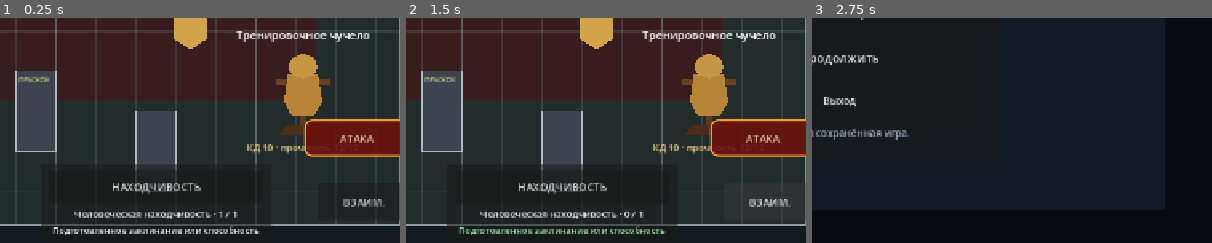
Above: before the commit, frames 1-3 (left to right).
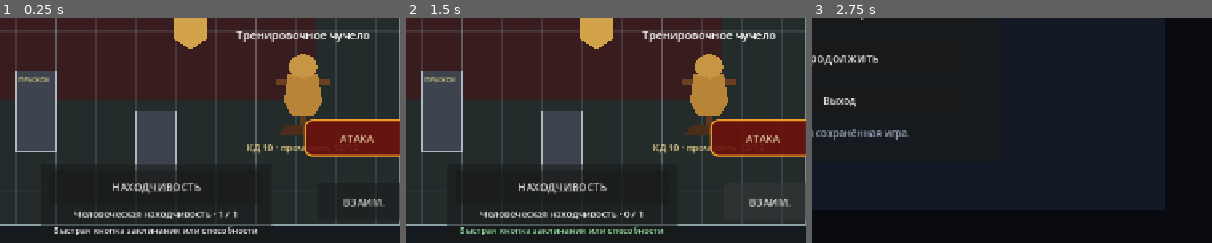
Above: after the commit, the same moments.

Repository: eretenkodaniil16-rgb/rpg-project
Game: Godot game, scene res://scenes/game/game.tscn
Two runs of this game, one before a commit and one after it. Both use one fixed random seed, a clock stepped at 60 frames per second and the inputs below. This scene is started directly instead of the project's main scene.
Inputs:
- Up to frame 1 (0.25 s): no input
- Up to frame 2 (1.5 s): click "НАХОДЧИВОСТЬ" at 0.5 s; click "ВЗАИМ." at 1.25 s
- Up to frame 3 (2.75 s): click "МЕНЮ" at 2 s
The pictures show only the part of the screen within x 46-96%, y 48-98%; the shares and areas given below are measured in that part.

The runs differ from the first frame. In frame 1, 0.9% of the frame differs, in the area x 13-65%, y 92-97%; in frame 2, 0.9%; in frame 3, nothing differs.

Commit message:
feat: keep quick action synchronized with prepared spells

Diff:
--- a/scripts/ui/prepared_action_panel.gd
+++ b/scripts/ui/prepared_action_panel.gd
@@ -4,27 +4,29 @@
 const PREPARED_ABILITY_FLAG: String = "prepared_ability_id"
 
 var _prepared_ability_id: String = ""
+var _spellcasting: SpellcastingSystem = SpellcastingSystem.new()
 
 
 func refresh() -> void:
 	if _character == null:
 		return
+	_spellcasting.ensure_character(_character, false)
 	_prepared_ability_id = _resolve_prepared_ability_id()
 	var ability: Dictionary = _class_data.get_ability_definition(_prepared_ability_id)
 	if ability.is_empty():
 		_ability_button.text = "НЕТ ПОДГОТОВЛЕННОГО ДЕЙСТВИЯ"
 		_ability_button.disabled = true
 		_resource_label.text = "Откройте: Персонаж → Заклинания и способности"
-		_message_label.text = "Подготовьте активное заклинание или способность"
+		_message_label.text = "Назначьте активное заклинание или способность"
 		return
 	_ability_button.text = str(ability.get("button", ability.get("name", "ПРИМЕНИТЬ"))).to_upper()
-	_ability_button.disabled = str(ability.get("kind", "")) != "active"
+	_ability_button.disabled = str(ability.get("kind", "")) != "active" or not _is_preparable(_prepared_ability_id)
 	_resource_label.text = "%s · %s" % [
 		str(ability.get("name", "Подготовленное действие")),
-		_class_data.get_resource_text(_character, ability)
+		_resource_text(ability)
 	]
 	_ability_button.tooltip_text = str(ability.get("description", ""))
-	_message_label.text = "Подготовленное заклинание или способность"
+	_message_label.text = "Быстрая кнопка заклинания или способности"
 
 
 func get_prepared_ability_id() -> String:
@@ -36,7 +38,7 @@
 		return
 	_prepared_ability_id = _resolve_prepared_ability_id()
 	if _prepared_ability_id.is_empty():
-		set_message("Сначала подготовьте заклинание или способность.", false)
+		set_message("Сначала назначьте заклинание или способность на быструю кнопку.", false)
 		return
 	ability_requested.emit(_prepared_ability_id)
 
@@ -72,7 +74,21 @@
 	if ability_id.is_empty():
 		return false
 	var ability: Dictionary = _class_data.get_ability_definition(ability_id)
-	return not ability.is_empty() and str(ability.get("kind", "")) == "active"
+	if ability.is_empty() or str(ability.get("kind", "")) != "active":
+		return false
+	if _spellcasting.is_spell_definition(ability):
+		return _spellcasting.is_prepared(_character, ability_id)
+	return true
+
+
+func _resource_text(ability: Dictionary) -> String:
+	if not _spellcasting.is_spell_definition(ability):
+		return _class_data.get_resource_text(_character, ability)
+	var level: int = maxi(int(ability.get("spell_level", 0)), 0)
+	if level == 0:
+		return "Без ячейки"
+	var resource_key: String = _spellcasting.active_resource_key(_character, ability)
+	return "%d / %d" % [_character.get_resource(resource_key), _character.get_resource_maximum(resource_key)]
 
 
 func _store_prepared_id(ability_id: String) -> void:
